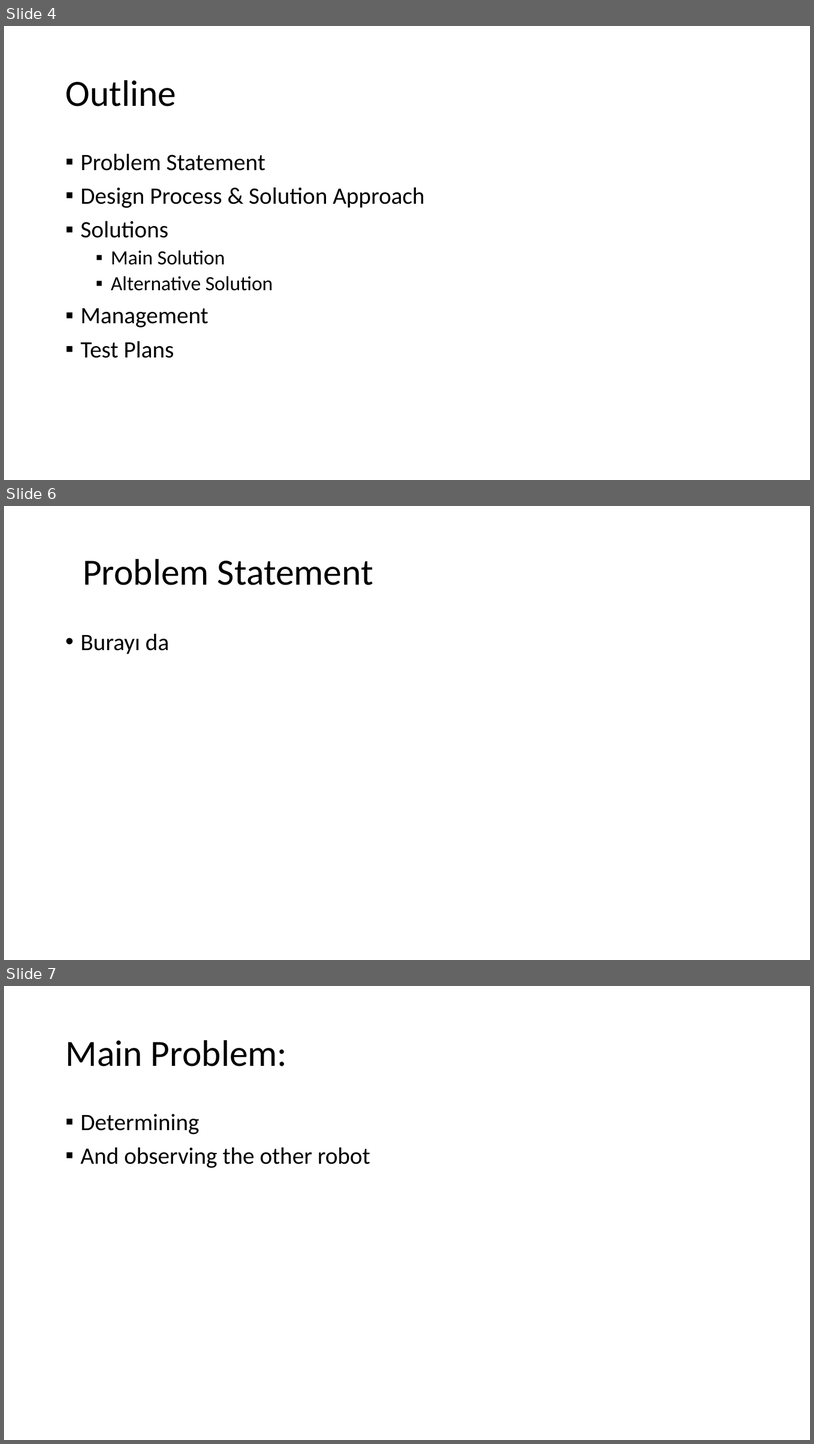
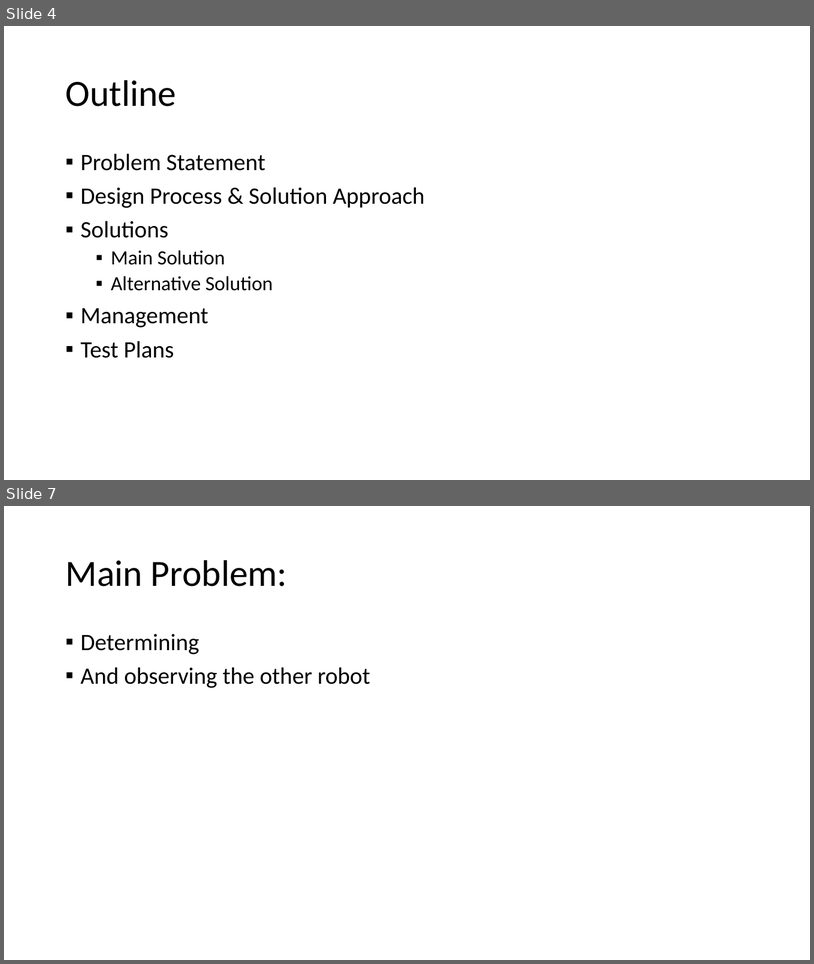
Before and after one commit to emredogan7/METU-EE-2017-2018-Capstone-Design-Project-Repository, a slide deck: sunum_/Birleştirilmiş.pptx. Shown one above the other, each under a label of ours: slides 4, 6 and 7 before the commit, slides 4 and 7 after it; the slides between them are not shown. The pictures are 814x1444 and 814x964 pixels, drawn with LibreOffice and Linux fonts; fonts in the diff are those of the drawing. Boxes give left, top, right and bottom in pixels: in the first picture for what was removed or moved away, otherwise in the second. Text is boxed around its words. In the diff, an @@ line names an element or a change of style, - is before the commit and + after.

```diff
--- a/sunum_/Birleştirilmiş.pptx
+++ b/sunum_/Birleştirilmiş.pptx
@@ slide 6 removed at <box>4,506,810,960</box>, background #FFFFFF @@
@@ title removed at <box>83,559,374,585</box> @@
-Problem Statement
@@ text removed at <box>81,633,169,654</box> @@
-• Burayı da
```
Also in this commit, not shown: 3 slides changed, 4 slides added, 2 other slides removed.
